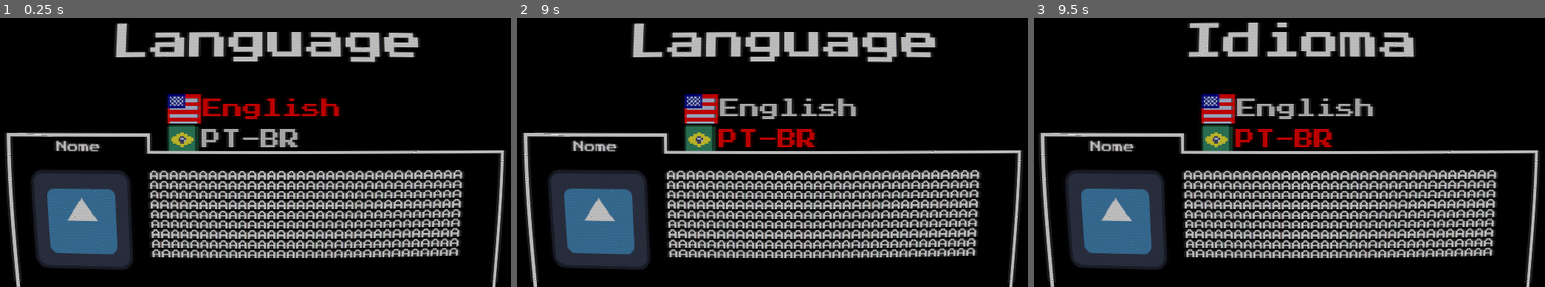
Above: before the commit, frames 1-3 (left to right).
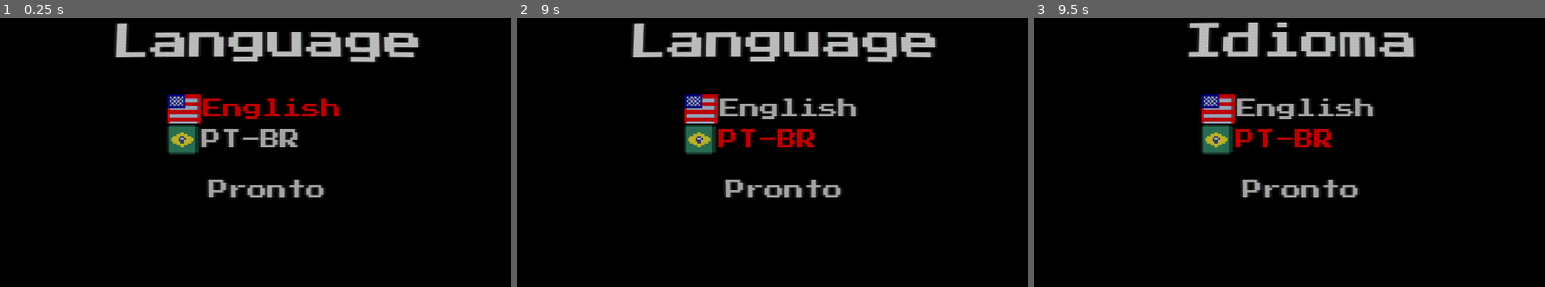
Above: after the commit, the same moments.

Repository: FarofaFaction/Criascript-Jam-Game
Game: Godot game, scene res://Interface/Menu/menu.tscn
Two runs of this game, one before a commit and one after it. Both use one fixed random seed, a clock stepped at 60 frames per second and the inputs below. The engine's default icon, where the game draws it, is replaced by a stand-in: a white triangle on a blue panel in a dark square.
Inputs:
- Up to frame 1 (0.25 s): no input
- Up to frame 2 (9 s): click "Start" at 0.5 s; click "Start" at 1.25 s; click "Start" at 2 s; click "Start" at 2.75 s; click "Resolution" at 3.5 s; click "English" at 4.25 s; click "PT-BR" at 5 s; click "Pronto" at 5.75 s; click "Settings" at 6.5 s; click "Language" at 7.25 s; tap Enter at 8 s; hold Right (ui_right) 8.03-8.78 s; tap Space (Power) at 8.1, 8.75 s; hold Down (ui_down) from 8.78 s (still down); tap E (Interact) at 8.85 s
- Up to frame 3 (9.5 s): keep holding Down (ui_down); tap Space (Power) at 9.05 s

The runs differ from the first frame. In frame 1, 27% of the frame differs, in the area x 0-100%, y 42-100%; in frame 2, 27%; in frame 3, 27%.

Commit message:
Dialog Complete

Diff:
--- /dev/null
+++ b/Dialog/DialogClass/DialogClass.tscn
@@ -0,0 +1,71 @@
+[gd_scene load_steps=3 format=3 uid="uid://b1kocyemignup"]
+
+[ext_resource type="Script" path="res://Dialog/DialogClass/dialog_class.gd" id="1_88w8m"]
+[ext_resource type="Script" path="res://Dialog/DialogClass/speak_class.gd" id="2_wduwi"]
+
+[node name="DialogClass" type="Control"]
+layout_mode = 3
+anchors_preset = 15
+anchor_right = 1.0
+anchor_bottom = 1.0
+grow_horizontal = 2
+grow_vertical = 2
+script = ExtResource("1_88w8m")
+
+[node name="SpeakClass" type="RichTextLabel" parent="."]
+layout_mode = 0
+offset_right = 40.0
+offset_bottom = 40.0
+text = "Ola"
+script = ExtResource("2_wduwi")
+speaker = "You"
+
+[node name="SpeakClass2" type="RichTextLabel" parent="."]
+layout_mode = 0
+offset_right = 40.0
+offset_bottom = 40.0
+text = "Queria Apenas"
+script = ExtResource("2_wduwi")
+speaker = "You"
+
+[node name="SpeakClass3" type="RichTextLabel" parent="."]
+layout_mode = 0
+offset_right = 40.0
+offset_bottom = 40.0
+text = "Testar Esse Sistema de Dialogo"
+script = ExtResource("2_wduwi")
+speaker = "You"
+
+[node name="SpeakClass4" type="RichTextLabel" parent="."]
+layout_mode = 0
+offset_right = 40.0
+offset_bottom = 40.0
+text = "Acho que nao funcionou"
+script = ExtResource("2_wduwi")
+image = "res://blacksquare.png"
+speaker = "Enemy"
+
+[node name="SpeakClass5" type="RichTextLabel" parent="."]
+layout_mode = 0
+offset_right = 40.0
+offset_bottom = 40.0
+text = "Funcionou Sim"
+script = ExtResource("2_wduwi")
+speaker = "You"
+
+[node name="SpeakClass7" type="RichTextLabel" parent="."]
+layout_mode = 0
+offset_right = 40.0
+offset_bottom = 40.0
+text = "Entao Ta Bom"
+script = ExtResource("2_wduwi")
+image = "res://blacksquare.png"
+speaker = "Enemy"
+
+[node name="SpeakClass6" type="RichTextLabel" parent="."]
+layout_mode = 0
+offset_right = 40.0
+offset_bottom = 40.0
+text = "ATACARATACARATACARATACARATACARATACARATACARATACARATACARATACARATACARATACARATACARATACARATACARATACARATACARATACARATACARATACAR"
+script = ExtResource("2_wduwi")
+speaker = "You"
--- /dev/null
+++ b/Dialog/DialogClass/dialog_class.gd
@@ -0,0 +1,36 @@
+extends Control
+class_name Dialog
+var _id := 0
+
+var _dialog_data: Dictionary = {
+}
+#var _dialog_data: Dictionary = {
+	#0: {
+		#"faceset": "image_path",
+		#"dialog": "text",
+		#"title": "Name"
+	#}
+#}
+
+# Called when the node enters the scene tree for the first time.
+func _ready() -> void:
+	for child in get_children():
+		if child is SpeakClass:
+			_dialog_data[_id] = {
+				"title": child.speaker,
+				"dialog": child.text,
+				"faceset": child.image
+			}
+			_id += 1
+	if !_dialog_data.is_empty():
+		DialogSystem.data = _dialog_data
+		DialogSystem.start_dialog()
+	pass # Replace with function body.
+
+
+# Called every frame. 'delta' is the elapsed time since the previous frame.
+func _process(delta: float) -> void:
+	if Input.is_action_just_pressed("Power"):
+		DialogSystem.data = _dialog_data
+		DialogSystem.start_dialog()
+	pass
--- /dev/null
+++ b/Dialog/DialogClass/speak_class.gd
@@ -0,0 +1,13 @@
+extends RichTextLabel
+class_name SpeakClass
+
+@export var image := "res://icon.svg"
+@export var speaker : String
+## Called when the node enters the scene tree for the first time.
+#func _ready() -> void:
+	#pass # Replace with function body.
+#
+#
+## Called every frame. 'delta' is the elapsed time since the previous frame.
+#func _process(delta: float) -> void:
+	#pass
--- a/Dialog/DialogSystem.gd
+++ b/Dialog/DialogSystem.gd
@@ -10,7 +10,8 @@
 @export var _faceset: TextureRect = null
 
 func _ready() -> void:
-	print("maicou")
+	process_mode = Node.PROCESS_MODE_ALWAYS
+	$CanvasLayer.visible = false
 	pass
 
 func _initialize_dialog():
@@ -32,8 +33,9 @@
 	pass
 
 func start_dialog():
-	visible = true
+	$CanvasLayer.visible = true
 	get_tree().paused = true
+	_initialize_dialog()
 	pass
 
 func _run_dialog(delta: float) -> void:
@@ -50,6 +52,8 @@
 	pass
 
 func _finish_dialog():
-	queue_free()
+	data = {}
+	$CanvasLayer.visible = false
+	_id = 0
 	get_tree().paused = false
 	pass
--- a/Dialog/dialog_system.tscn
+++ b/Dialog/dialog_system.tscn
@@ -23,6 +23,8 @@
 anchors_preset = 15
 anchor_right = 1.0
 anchor_bottom = 1.0
+offset_left = 40.0
+offset_right = 40.0
 grow_horizontal = 2
 grow_vertical = 2
 metadata/_edit_group_ = true
